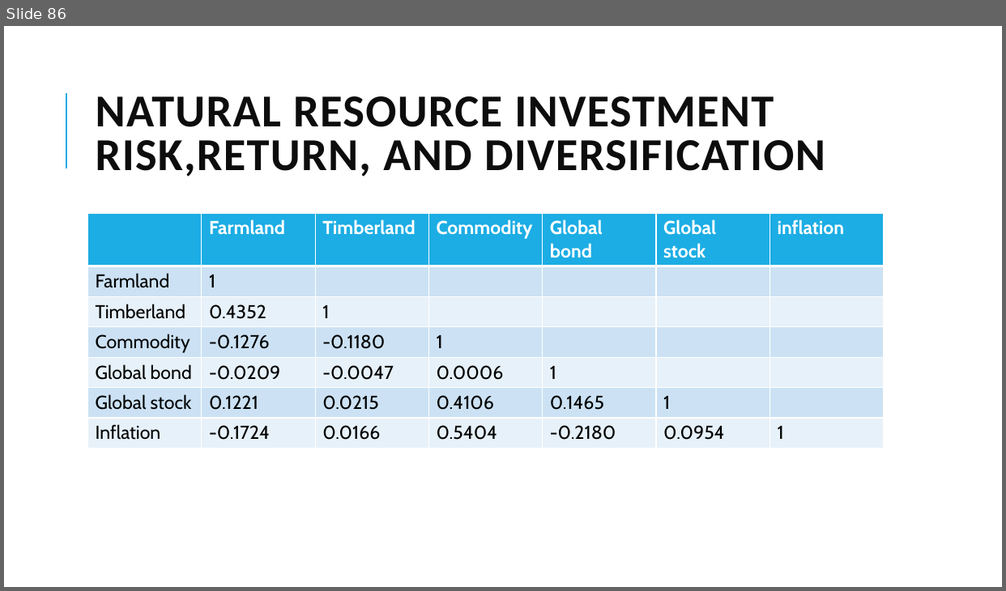
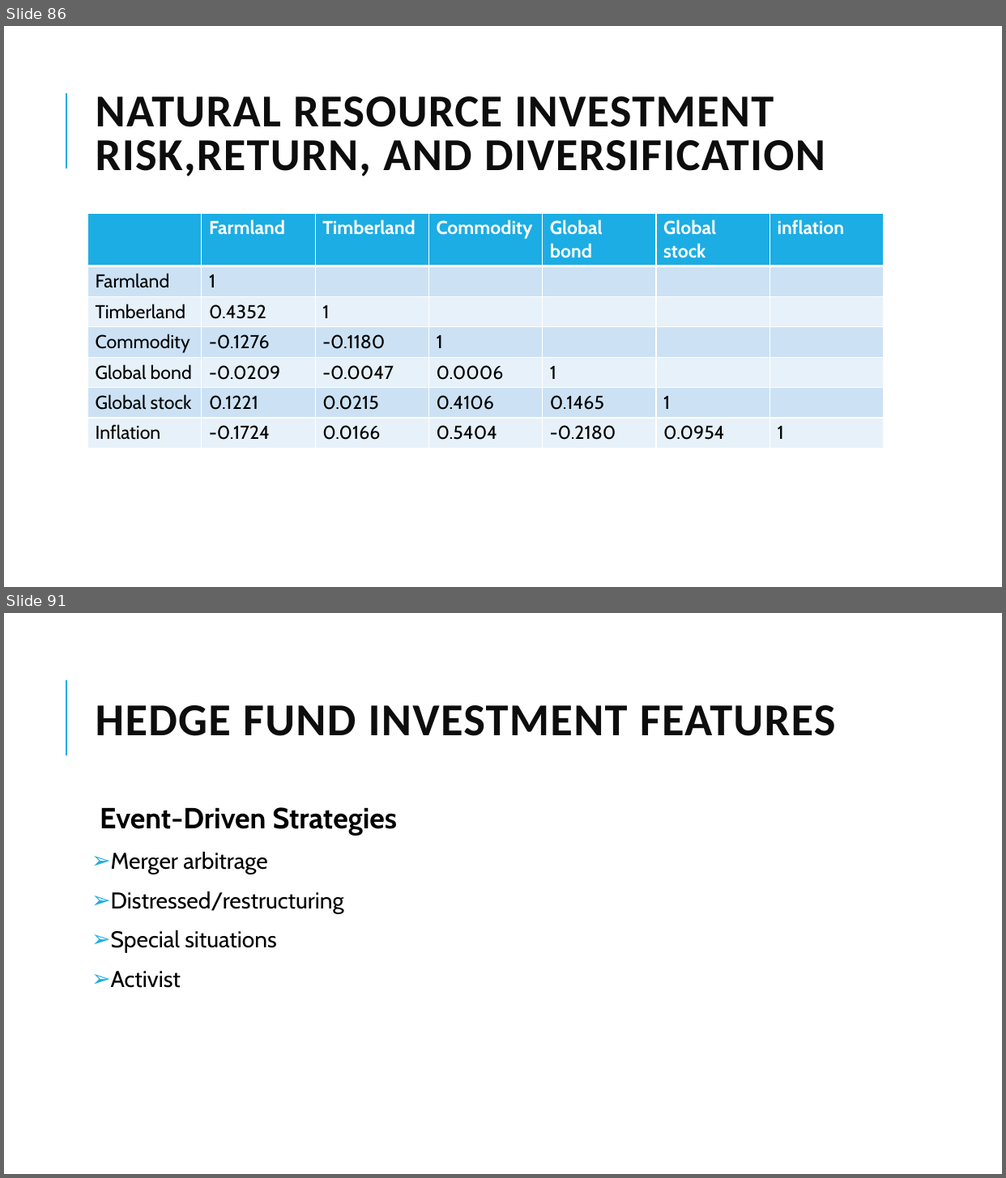
Before and after one commit to Isco0530/data, a slide deck: 2024Alternative.pptx. Shown one above the other, each under a label of ours: slide 86 before the commit, slides 86 and 91 after it; the slides between them are not shown. The pictures are 1006x591 and 1006x1178 pixels, drawn with LibreOffice and Linux fonts; fonts in the diff are those of the drawing. Boxes give left, top, right and bottom in pixels: in the first picture for what was removed or moved away, otherwise in the second. Text is boxed around its words. In the diff, an @@ line names an element or a change of style, - is before the commit and + after.

```diff
--- a/2024Alternative.pptx
+++ b/2024Alternative.pptx
@@ slide 91 added at box(4, 613, 1002, 1174), background #FFFFFF; not listed: 1 template element that a slide beside it also shows @@
@@ title added at box(96, 705, 836, 736), 44 pt, text #0D0D0D, bold @@
+HEDGE FUND INVESTMENT FEATURES
@@ text added at box(100, 807, 397, 988), 22 pt, text #000000 @@
+  Event-Driven Strategies
+➢ Merger arbitrage
+➢ Distressed/restructuring
+➢ Special situations
+➢ Activist
```
Also in this commit, not shown: 3 slides changed, 6 other slides added.
